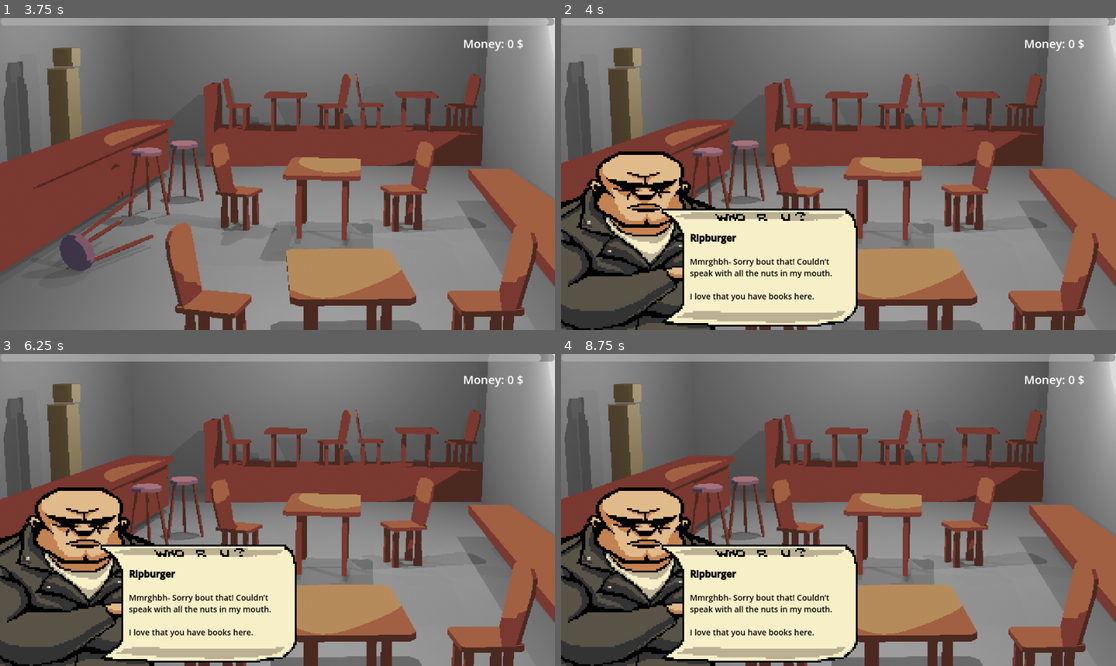
Above: before the commit, frames 1-4 (two rows, left to right).
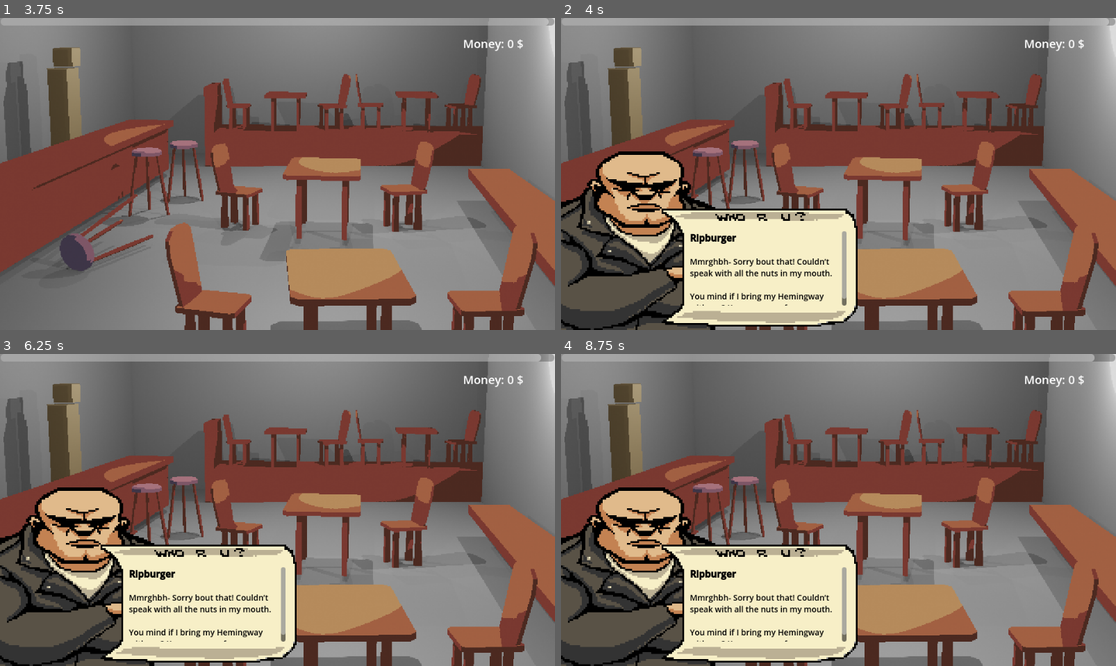
Above: after the commit, the same moments.

Repository: henpatsi/BurlyBikerBuddies
Game: Godot game, scene res://scenes/levels/main_menu.tscn
Two runs of this game, one before a commit and one after it. Both use one fixed random seed, a clock stepped at 60 frames per second and the inputs below.
Inputs (mouse positions are in pixels of both pictures, inside the frame that each line leads up to):
- Up to frame 1 (3.75 s): click (377, 189) at 0.5 s; click (377, 189) at 1.25 s; move the mouse to (321, 170) at 2.02 s; click (321, 170) at 2.1 s; tap Enter at 2.75 s; move the mouse to (349, 276) at 2.77 s; click (349, 276) at 2.85 s; move the mouse to (288, 102) at 3.52 s; click (288, 102) at 3.6 s
- Up to frame 2 (4 s): no input
- Up to frame 3 (6.25 s): tap Space at 4.25, 5.75 s; move the mouse to (416, 438) at 4.27 s; click (416, 438) at 4.35 s; tap Enter at 5 s; move the mouse to (510, 525) at 5.02 s; click (510, 525) at 5.1 s; move the mouse to (160, 481) at 5.77 s; click (160, 481) at 5.85 s
- Up to frame 4 (8.75 s): tap Enter at 6.5 s; move the mouse to (766, 603) at 6.52 s; click (766, 603) at 6.6 s; move the mouse to (755, 432) at 7.27 s; click (755, 432) at 7.35 s; tap Space at 8 s; move the mouse to (960, 494) at 8.02 s; click (960, 494) at 8.1 s

Frame 1 is identical in both runs. In frame 2, 0.6% of the frame differs, in the area x 23-52%, y 68-93%; in frame 3, 0.6%; in frame 4, 0.6%.

Commit message:
updated likes/dislikes lists

Diff:
--- a/scenes/levels/main_menu.tscn
+++ b/scenes/levels/main_menu.tscn
@@ -41,7 +41,7 @@
 [node name="AudioStreamPlayer" type="AudioStreamPlayer" parent="."]
 
 [node name="Instructions" type="Node2D" parent="."]
-position = Vector2(211, 283)
+position = Vector2(184, 280)
 
 [node name="Sprite2D" type="Sprite2D" parent="Instructions"]
 position = Vector2(121, -316)
--- a/scenes/patron_info.tscn
+++ b/scenes/patron_info.tscn
@@ -7,22 +7,21 @@
 z_index = 100
 
 [node name="PatronInfoBackground" type="Sprite2D" parent="."]
-position = Vector2(480, 270)
-scale = Vector2(3, 3)
+position = Vector2(438.222, 246.5)
+scale = Vector2(2.73889, 2.73889)
 texture = ExtResource("1_d6ya1")
 
 [node name="PatronInfoLabel" type="RichTextLabel" parent="."]
 z_index = 5
-offset_left = 40.0
-offset_top = 51.0
-offset_right = 191.0
-offset_bottom = 204.0
+offset_left = 32.0
+offset_top = 46.0
+offset_right = 183.0
+offset_bottom = 186.0
 theme_override_colors/default_color = Color(0, 0, 0, 1)
-theme_override_font_sizes/normal_font_size = 18
-theme_override_font_sizes/bold_font_size = 18
+theme_override_font_sizes/normal_font_size = 20
+theme_override_font_sizes/bold_font_size = 20
 bbcode_enabled = true
 text = "[b]Bobby[/b]
-
 [u]Likes:[/u]
 Cats
 [u]Hates:[/u]
--- a/scripts/patron_info_label.gd
+++ b/scripts/patron_info_label.gd
@@ -3,7 +3,7 @@
 func write_patron_stats(stats):
 	self.text = ""
 	self.text += "[b]" + str(stats["name"]) + "[/b]"
-	self.text += "\n\n[u]Likes:[/u]\n"
+	self.text += "\n[u]Likes:[/u]\n"
 	for topic in stats["likes"].keys():
 		self.text += topic + " "
 	self.text += "\n[u]Dislikes:[/u]\n"
Not shown, changed: stat_files/dislikes.txt
Not shown, changed: stat_files/likes.txt
